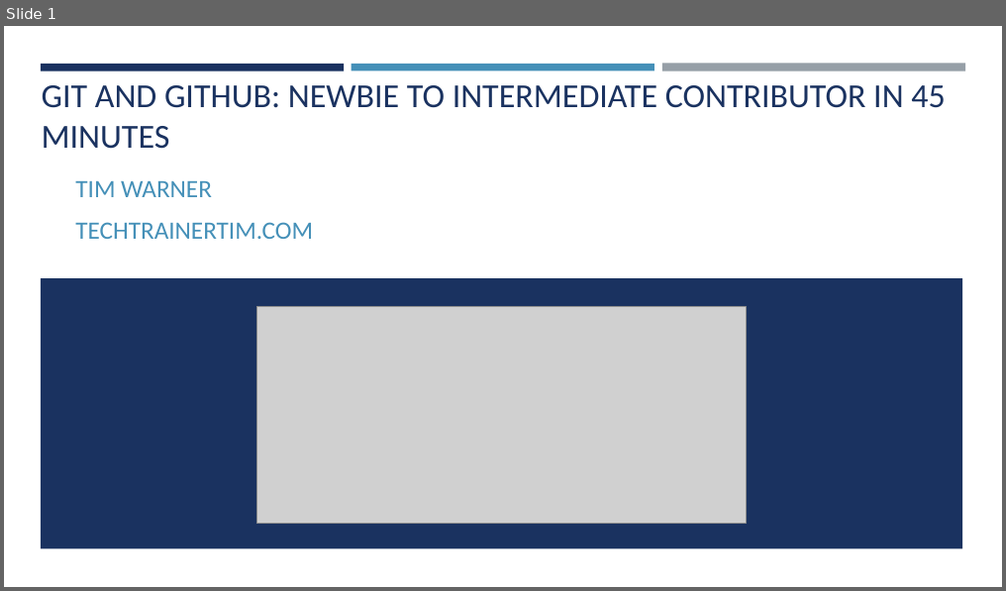
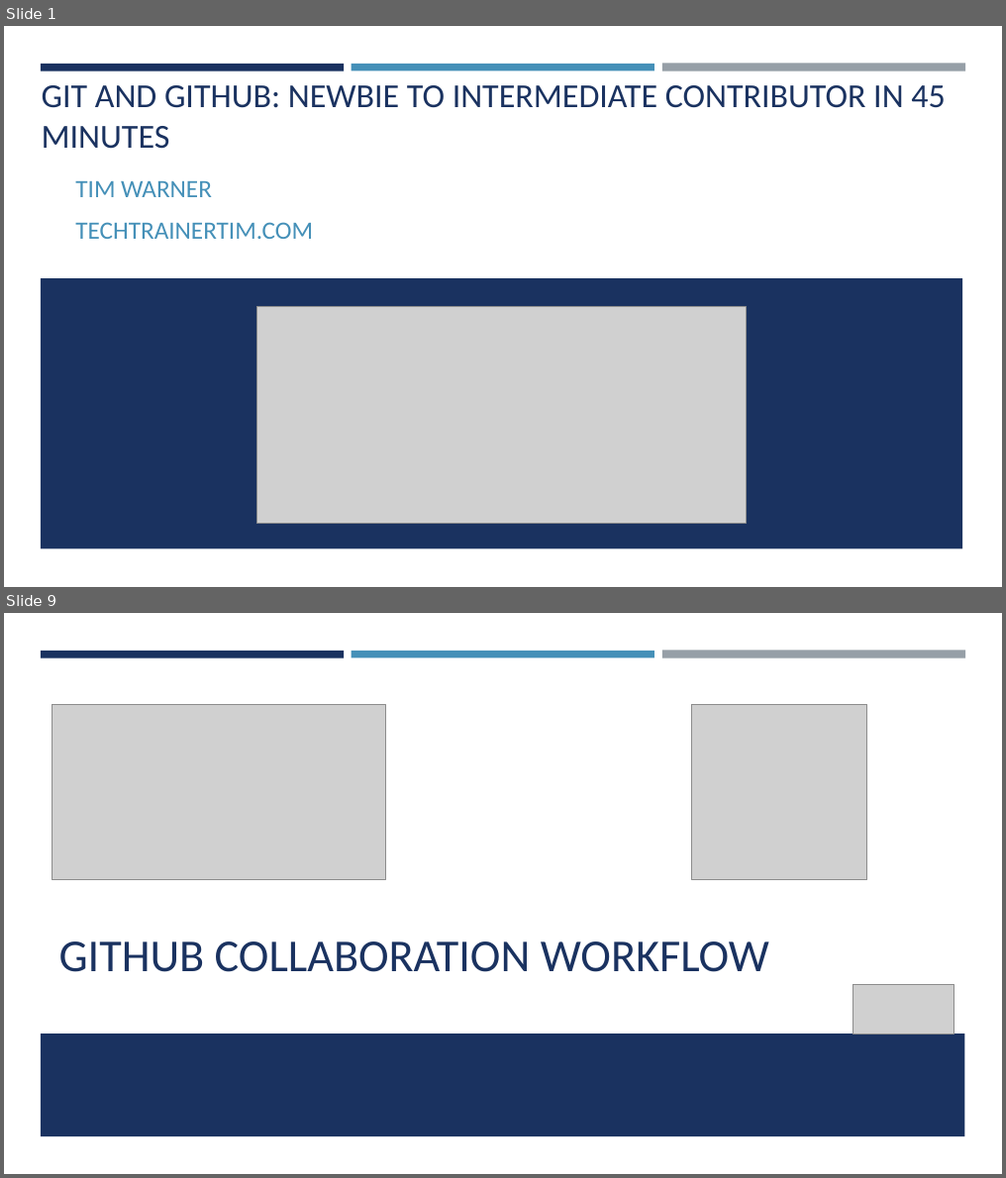
Before and after one commit to timothywarner/summer2019, a slide deck: psh on the river 2019/warner-github-2019.pptx. Shown one above the other, each under a label of ours: slide 1 before the commit, slides 1 and 9 after it; the slides between them are not shown. The pictures are 1006x591 and 1006x1178 pixels, drawn with LibreOffice and Linux fonts; fonts in the diff are those of the drawing; grey boxes stand for pictures; background and template pictures are left out. Boxes give left, top, right and bottom in pixels: in the first picture for what was removed or moved away, otherwise in the second. Text is boxed around its words. In the diff, an @@ line names an element or a change of style, - is before the commit and + after.

```diff
--- a/psh on the river 2019/warner-github-2019.pptx
+++ b/psh on the river 2019/warner-github-2019.pptx
@@ slide 9 added at [4,613,1002,1174], background #FFFFFF; not listed: 3 template elements that a slide beside it also shows @@
@@ picture added at [52,704,386,879] @@
@@ picture added at [691,704,867,880] @@
@@ title added at [59,942,769,972], 44 pt, text #1A3260 @@
+GITHUB COLLABORATION WORKFLOW
@@ picture added at [853,985,954,1035] @@
@@ rectangle added at [41,1034,965,1137], fill #1A3260 @@
```
Also in this commit, not shown: 3 slides changed, 15 other slides added, 6 slides removed, 2 other files.
